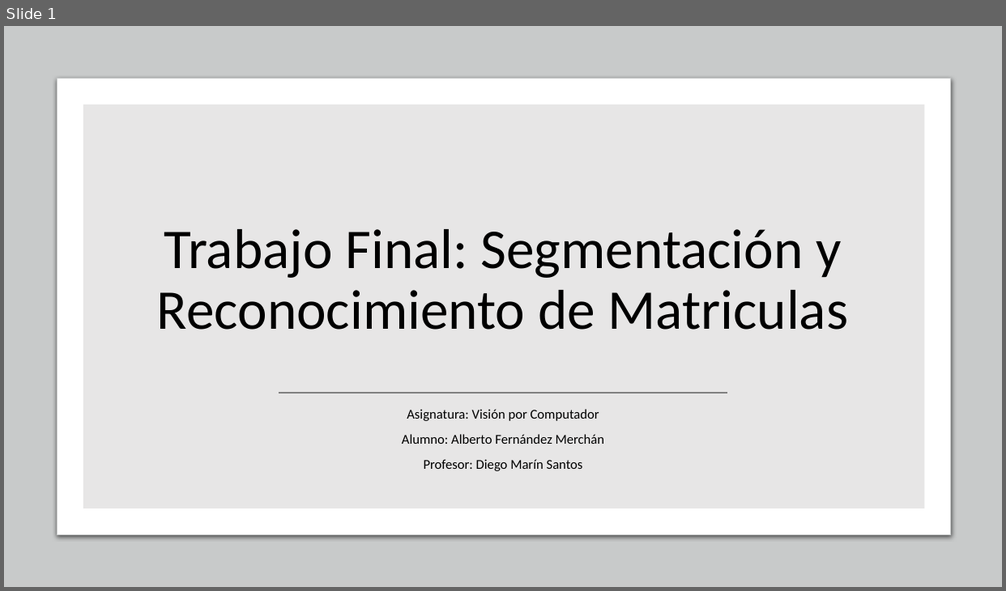
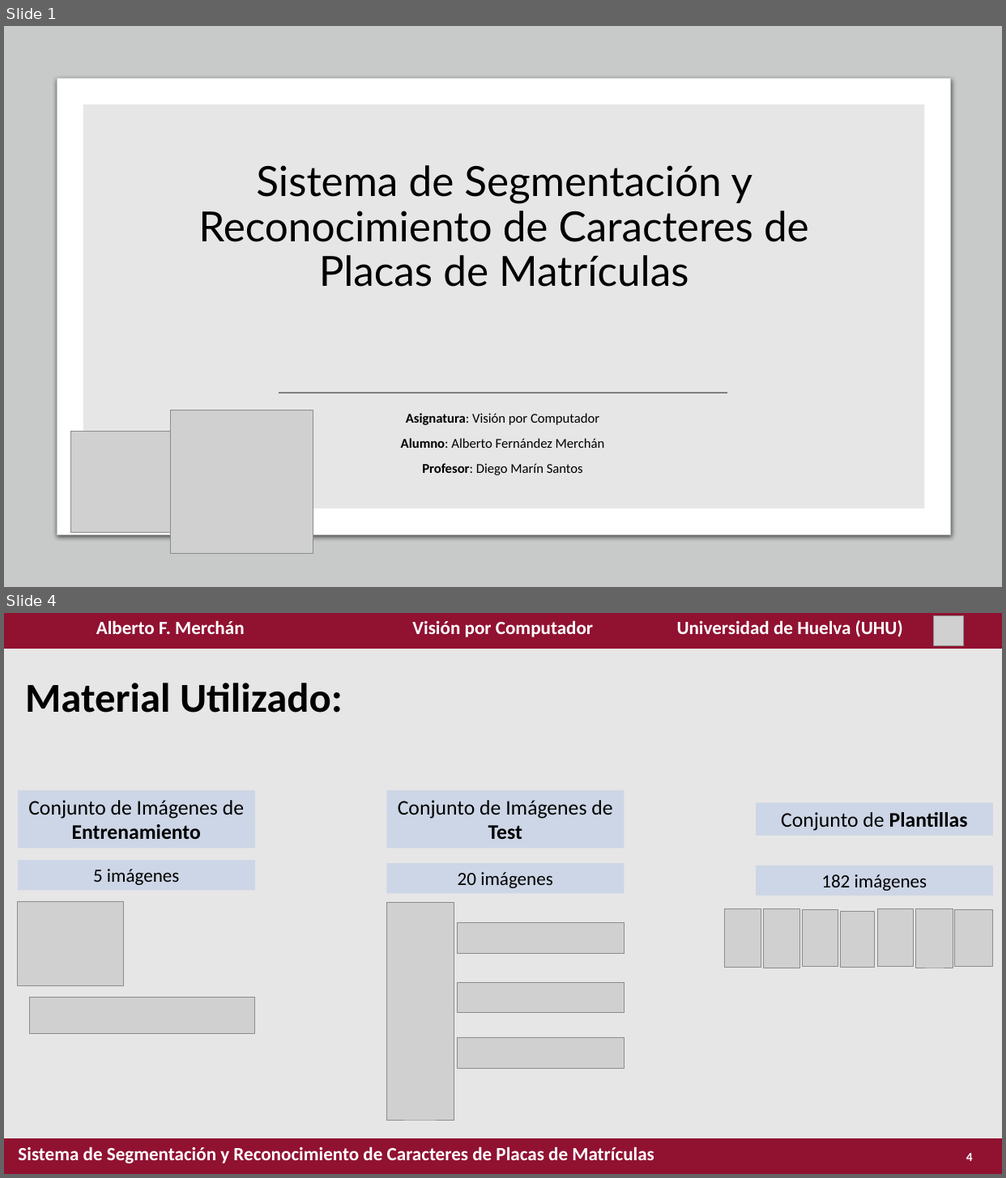
Before and after one commit to albertofermer/Cuarto, a slide deck: 1º Cuatrimestre/[VC] Visión por Computador/Prácticas/Trabajo_SegmentacionReconocimientoCaracteresMatriculas/Reconocimiento de Caracteres de Matrículas.pptx. Shown one above the other, each under a label of ours: slide 1 before the commit, slides 1 and 4 after it; the slides between them are not shown. The pictures are 1006x591 and 1006x1178 pixels, drawn with LibreOffice and Linux fonts; fonts in the diff are those of the drawing; grey boxes stand for pictures. Boxes give left, top, right and bottom in pixels: in the first picture for what was removed or moved away, otherwise in the second. Text is boxed around its words. In the diff, an @@ line names an element or a change of style, - is before the commit and + after.

```diff
--- a/1º Cuatrimestre/[VC] Visión por Computador/Prácticas/Trabajo_SegmentacionReconocimientoCaracteresMatriculas/Reconocimiento de Caracteres de Matrículas.pptx
+++ b/1º Cuatrimestre/[VC] Visión por Computador/Prácticas/Trabajo_SegmentacionReconocimientoCaracteresMatriculas/Reconocimiento de Caracteres de Matrículas.pptx
@@ slide 4 added at bbox=[4, 613, 1002, 1174], background #E7E6E6 @@
@@ table added at bbox=[4, 613, 1001, 648], 1 rows, 3 columns @@
+Alberto F. Merchán | Visión por Computador | Universidad de Huelva (UHU)
@@ picture added at bbox=[934, 616, 964, 646] @@
@@ title added at bbox=[25, 683, 343, 713], 39.6 pt, text #000000, bold @@
+Material Utilizado:
@@ rectangle added at bbox=[18, 790, 255, 848], fill #B4C7E7 at 50% opacity, 20 pt, text #000000 @@
+Conjunto de Imágenes de Entrenamiento
@@ rectangle added at bbox=[386, 790, 624, 848], fill #B4C7E7 at 50% opacity, 20 pt, text #000000 @@
+Conjunto de Imágenes de Test
@@ rectangle added at bbox=[756, 803, 993, 836], fill #B4C7E7 at 50% opacity, 20 pt, text #000000 @@
+Conjunto de Plantillas
@@ rectangle added at bbox=[18, 860, 255, 890], fill #B4C7E7 at 50% opacity, 18 pt, text #000000 @@
+5 imágenes
@@ rectangle added at bbox=[386, 864, 624, 894], fill #B4C7E7 at 50% opacity, 18 pt, text #000000 @@
+20 imágenes
@@ rectangle added at bbox=[756, 865, 993, 895], fill #B4C7E7 at 50% opacity, 18 pt, text #000000 @@
+182 imágenes
@@ picture added at bbox=[18, 902, 124, 986] @@
@@ picture added at bbox=[386, 903, 454, 1121] @@
@@ picture added at bbox=[458, 923, 624, 954] @@
@@ picture added at bbox=[725, 909, 761, 967] @@
@@ picture added at bbox=[764, 909, 800, 968] @@
@@ picture added at bbox=[803, 909, 839, 966] @@
@@ picture added at bbox=[841, 912, 876, 968] @@
@@ picture added at bbox=[878, 909, 913, 967] @@
@@ picture added at bbox=[916, 909, 953, 968] @@
@@ picture added at bbox=[955, 910, 993, 966] @@
@@ picture added at bbox=[29, 998, 255, 1034] @@
@@ picture added at bbox=[458, 983, 624, 1013] @@
@@ picture added at bbox=[458, 1038, 624, 1068] @@
@@ table added at bbox=[4, 1139, 1002, 1174], 1 rows, 2 columns @@
+Sistema de Segmentación y Reconocimiento de Caracteres de Placas de Matrículas | 
@@ page number added at bbox=[966, 1153, 973, 1161], 12 pt, text #FFFFFF, bold @@
+4
@@ slide 1 changed as well @@
@@ title at bbox=[198, 165, 809, 287]: text changed; size 54 to 40 pt; font Calibri to Lato @@
-Trabajo Final: Segmentación y Reconocimiento de Matriculas
+Sistema de Segmentación y Reconocimiento de Caracteres de Placas de Matrículas
@@ picture added at bbox=[170, 411, 313, 554] @@
@@ subtitle "Asignatura: Visión por Computador" at bbox=[401, 413, 605, 476]: bold on in "Asignatura:", "Alumno:", "Profesor:" @@
@@ picture added at bbox=[70, 432, 172, 533] @@
```
Also in this commit, not shown: 5 other slides added, 1 slide removed, 2 other files.
